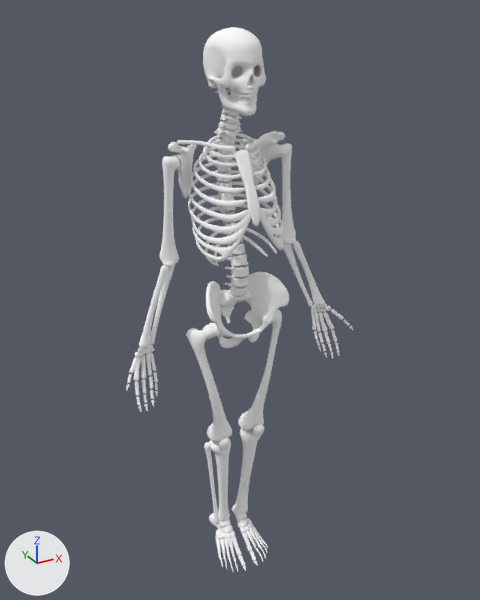
An edit to the Blender file Skeleton.blend, drawn before and after from the same camera.
Rendered twice from a camera (50 mm lens) standing at (-18.9, -34.6, 40.2) and looking at (0.6, 0.9, 22.5). The lights are fixed; the arrows at lower left show +X, +Y and +Z.

Script lines for the objects in view, before the commit:
```python
ob_bones_arm_l = bpy.data.objects.new('BONES_ARM.L', me_skeletonmesh_008)
ob_bones_arm_l.location = (0.0, 0.25, 36.91)
ob_bones_arm_l.scale = (0.178, 0.174, 0.178)
ob_bones_arm_r = bpy.data.objects.new('BONES_ARM.R', me_skeletonmesh_004)
ob_bones_arm_r.location = (0.0, 0.25, 36.91)
ob_bones_arm_r.scale = (0.178, 0.174, 0.178)
ob_bones_head = bpy.data.objects.new('BONES_HEAD', me_skeletonmesh_005)
ob_bones_head.location = (0.0, 0.25, 36.91)
ob_bones_head.scale = (0.178, 0.174, 0.178)
ob_bones_leg_l = bpy.data.objects.new('BONES_LEG.L', me_skeletonmesh_001)
ob_bones_leg_l.location = (0.0, 0.25, 36.91)
ob_bones_leg_l.scale = (0.178, 0.174, 0.178)
ob_bones_leg_r = bpy.data.objects.new('BONES_LEG.R', me_skeletonmesh_002)
ob_bones_leg_r.location = (0.0, 0.25, 36.91)
ob_bones_leg_r.scale = (0.178, 0.174, 0.178)
ob_bones_pelvis = bpy.data.objects.new('BONES_PELVIS', me_skeletonmesh_006)
ob_bones_pelvis.location = (0.0, 0.25, 36.91)
ob_bones_pelvis.scale = (0.178, 0.174, 0.178)
ob_bones_ribcage = bpy.data.objects.new('BONES_RIBCAGE', me_skeletonmesh_007)
ob_bones_ribcage.location = (0.0, 0.25, 36.91)
ob_bones_ribcage.scale = (0.178, 0.174, 0.178)
ob_bones_spine = bpy.data.objects.new('BONES_SPINE', me_skeletonmesh)
ob_bones_spine.location = (0.0, 0.25, 36.91)
ob_bones_spine.scale = (0.178, 0.174, 0.178)
```
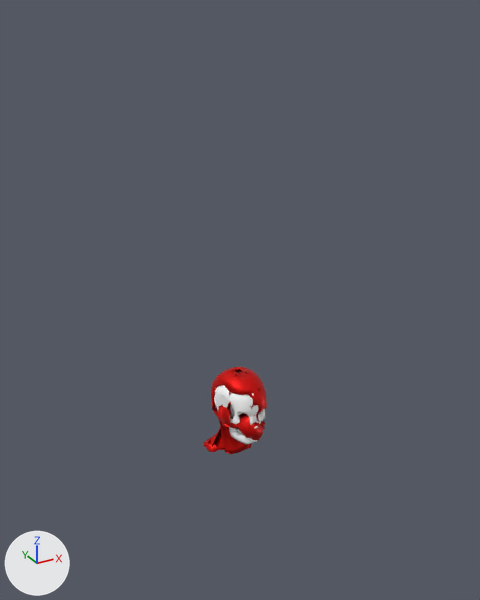
Where the change shows, as pixel boxes [x1, y1, x2, y2] in the pictures (480 x 600 px):
'BONES_RIBCAGE', deleted: before [188, 133, 284, 266]
'BONES_HEAD', reshaped, moved, turned, rescaled, modifiers changed: before [203, 27, 266, 116]; after [214, 371, 265, 444]
'BONES_ARM.R', deleted: before [126, 140, 236, 412]
'BONES_LEG.R', deleted: before [186, 324, 246, 571]
'BONES_ARM.L', deleted: before [238, 131, 354, 359]
'BONES_PELVIS', deleted: before [206, 272, 289, 348]
'BONES_LEG.L', deleted: before [232, 310, 282, 566]
'Head', added (red): after [203, 367, 267, 454]
'BONES_SPINE', deleted: before [207, 89, 249, 296]

Diff of the bpy script that builds the scene:
```diff
--- a/Skeleton.blend.py
+++ b/Skeleton.blend.py
@@ me_skeletonmesh_005 @@
 # used by ob_bones_head; location = (0.0, 0.25, 36.91); scale = (0.178, 0.174, 0.178)
-me_skeletonmesh_005.from_pydata(...)  # 1309 vertices, 1268 faces; spans x -9.8..9.8, y -11.8..14.1, z -12.8..13.5
+me_skeletonmesh_005.from_pydata(...)  # 1309 vertices, 1268 faces; spans x -10.0..10.0, y -13.8..11.3, z -12.7..13.9
+# me_skeletonmesh_005 part 1: 725 of 1309 vertices moved; they spanned x -9.8..9.8, y -11.8..14.1, z -12.8..13.5 and now span x -10.0..10.0, y -13.8..11.3, z -12.7..13.9; mean shift (0.0, -1.9, 0.0); largest move (-3.4, 13.0, 1.9) -> (-3.7, 9.6, 3.2)
 me_skeletonmesh_005.materials.append(mat_material)
@@ ob_bones_head @@
 ob_bones_head = bpy.data.objects.new('BONES_HEAD', me_skeletonmesh_005)
-ob_bones_head.location = (0.0, 0.25, 36.91)
-ob_bones_head.scale = (0.178, 0.174, 0.178)
-_m = ob_bones_head.modifiers.new('Subsurf', 'SUBSURF')
+ob_bones_head.location = (0.0, -0.18, 15.13)
+ob_bones_head.rotation_euler = (-0.0661, 0.0, 0.0)  # degrees (-3.8, 0, 0)
+ob_bones_head.scale = (0.172, 0.168, 0.172)
@@ ob_bones_arm_r @@
-ob_bones_arm_r = bpy.data.objects.new('BONES_ARM.R', me_skeletonmesh_004)
@@ ob_bones_leg_l @@
-ob_bones_leg_l = bpy.data.objects.new('BONES_LEG.L', me_skeletonmesh_001)
@@ ob_bones_leg_r @@
-ob_bones_leg_r = bpy.data.objects.new('BONES_LEG.R', me_skeletonmesh_002)
@@ ob_bones_arm_l @@
-ob_bones_arm_l = bpy.data.objects.new('BONES_ARM.L', me_skeletonmesh_008)
@@ ob_bones_spine @@
-ob_bones_spine = bpy.data.objects.new('BONES_SPINE', me_skeletonmesh)
@@ ob_bones_pelvis @@
-ob_bones_pelvis = bpy.data.objects.new('BONES_PELVIS', me_skeletonmesh_006)
@@ ob_bones_ribcage @@
-ob_bones_ribcage = bpy.data.objects.new('BONES_RIBCAGE', me_skeletonmesh_007)
@@ ob_head @@
+ob_head = bpy.data.objects.new('Head', me_head)  # 323 vertices, 337 faces; spans x -0.106..0.089, y -0.117..0.088, z -0.033..0.258; in mat_material_001 (red #e70800)
+ob_head.location = (0.0, 0.0, 12.23)
+ob_head.scale = (21.3, 21.3, 21.3)
```
